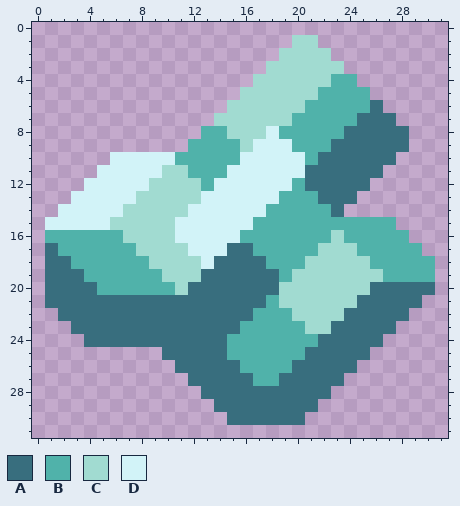
Pixel-art sprite, stored at assets/sprites/items/tin.png. The picture above is the old version.
The file is 32x32 pixels.
Palette (. is transparent): A #386e7e  B #50b2aa  C #a1dbd1  D #d2f3f8
Pixels before, first column x 1:
 1 ...................CC.........
 2 ..................CCCC........
 3 .................CCCCCC.......
 4 ................CCCCCCBB......
 5 ...............CCCCCCBBBB.....
 6 ..............CCCCCCBBBBBA....
 7 .............CCCCCCBBBBBAAA...
 8 ............BBCCCDBBBBBAAAAA..
 9 ...........BBBBCDDDBBBAAAAAA..
10 .....DDDDDBBBBBDDDDDBAAAAAA...
11 ....DDDDDCCBBBDDDDDDAAAAAA....
12 ...DDDDDCCCCBDDDDDDBAAAAA.....
13 ..DDDDDCCCCCDDDDDDBBBAAA......
14 .DDDDDCCCCCDDDDDDBBBBBA.......
15 DDDDDCCCCCDDDDDDBBBBBBBBBBB...
16 BBBBBBCCCCDDDDDBBBBBBBCBBBBB..
17 ABBBBBBCCCCDDDAABBBBBCCCBBBBB.
18 AABBBBBBCCCCDAAAABBBCCCCCBBBBB
19 AAABBBBBBCCCAAAAAABCCCCCCCBBBB
20 AAAABBBBBBCAAAAAAACCCCCCCAAAAA
21 AAAAAAAAAAAAAAAAABCCCCCCAAAAA.
22 .AAAAAAAAAAAAAAABBBCCCCAAAAA..
23 ..AAAAAAAAAAAAABBBBBCCAAAAA...
24 ...AAAAAAAAAAABBBBBBBAAAAA....
25 .........AAAAABBBBBBAAAAA.....
26 ..........AAAAABBBBAAAAA......
27 ...........AAAAABBAAAAA.......
28 ............AAAAAAAAAA........
29 .............AAAAAAAA.........
30 ..............AAAAAA..........
The result:
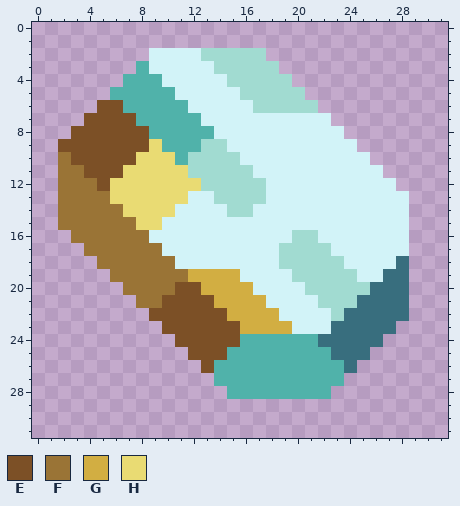
Colours new in this view: E #7c5026  F #9a7436  G #d2ae42  H #e9db73
Message: mrow mrow mrow mrow mrow mrow mrow mrow mrow rmrow mrow
The exact change:
Changed rows in their new state; - is an unchanged pixel.
first column x 1:
 1 -------------------..---------
 2 --------DDDDCCCCC-....--------
 3 -------BDDDDDCCCC-.....-------
 4 ------BBBDDDDDCC---.....------
 5 -----BBBBBDDDDD-----.....-----
 6 ----EEBBBBBDDDDD----C.....----
 7 ---EEEEBBBBBDDDDDDDDDD.....---
 8 --EEEEEEBBBB-DDDD-DDDDD.....--
 9 -EEEEEEEHBB-CCDD---DDDDD....--
10 -FEEEEEHHH-CCCC-----DDDDD..---
11 -FFEEEHHHHHCCCCC----DDDDDD----
12 -FFFEHHHHHHHCCCCC--DDDDDDDD---
13 -FFFFHHHHHHD-CCCC-DDDDDDDDDD--
14 -FFFFFHHHHD---CC-DDDDDDDDDDD--
15 .FFFFFFHHD------DDDDDDDDDDDD--
16 ..FFFFFFDD-----DDDDCCDDDDDDD--
17 ...FFFFFFDD---DDDDCCC-DDDDDD.-
18 ....FFFFFFDD-DDDDDCC---DDDDA..
19 .....FFFFFFGGGGDDDD-----DDAA..
20 ......FFFFEEGGGGDDDD--------..
21 .......FFEEEEGGGGDDDD-------.-
22 -.......EEEEEEGGGGDDDD--------
23 --.......EEEEEEGGGGDDD--------
24 ---.......EEEEE---------------
25 ---------..EEE------BB--------
26 ----------..EBB----BBBB-------
27 -----------..BBB--BBBBB-------
28 ------------..BBBBBBBB--------
29 -------------........---------
30 --------------......----------
Pixel boxes of the changes (left, top, right, bottom) in both pictures:
changed: (45, 35, 435, 425)
